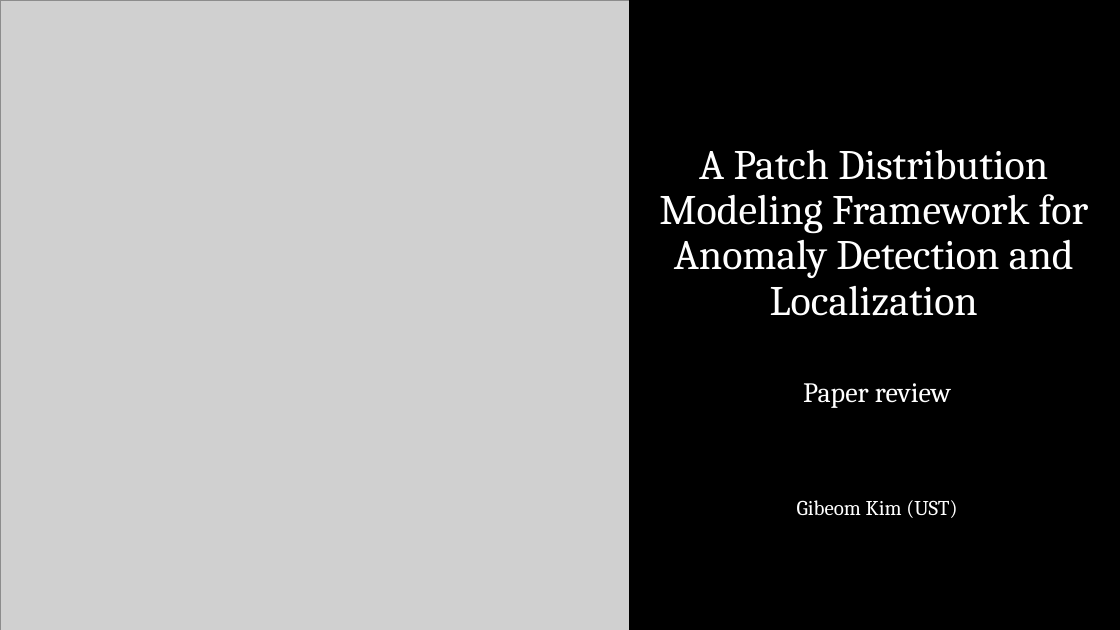
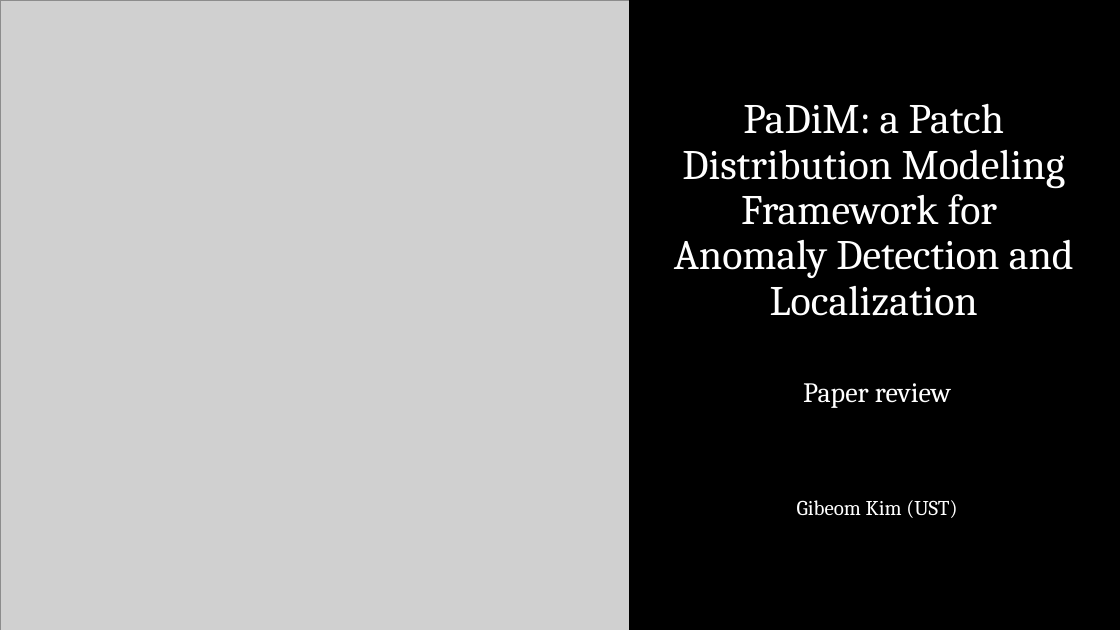
Before and after one commit to chroion/paper-review, a slide deck: slide 1 of Patch Distribution Modeling Framework for Anomaly Detection and Localization/Patch Distribution Modeling Framework for Anomaly Detection and Localization(eng).pptx. Drawn at 1120x630 pixels with LibreOffice and Linux fonts; fonts in the diff are those of the drawing; grey boxes stand for pictures. Boxes give left, top, right and bottom in pixels: in the first picture for what was removed or moved away, otherwise in the second. Text is boxed around its words. In the diff, an @@ line names an element or a change of style, - is before the commit and + after.

```diff
--- a/Patch Distribution Modeling Framework for Anomaly Detection and Localization/Patch Distribution Modeling Framework for Anomaly Detection and Localization(eng).pptx
+++ b/Patch Distribution Modeling Framework for Anomaly Detection and Localization/Patch Distribution Modeling Framework for Anomaly Detection and Localization(eng).pptx
@@ title at box(674, 103, 1074, 316): text changed @@
-A Patch Distribution Modeling Framework for Anomaly Detection and Localization
+PaDiM: a Patch Distribution Modeling Framework for
+Anomaly Detection and Localization
```
Also in this commit, not shown: 8 other slides changed, 3 slides added, 1 slide removed.
